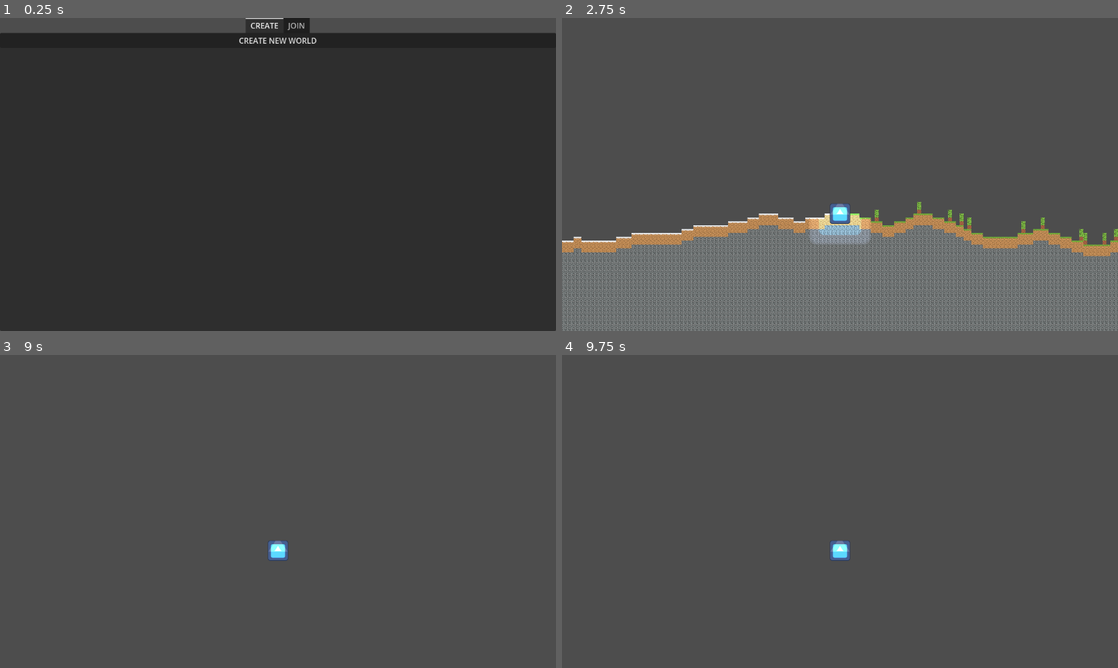
Above: before the commit, frames 1-4 (two rows, left to right).
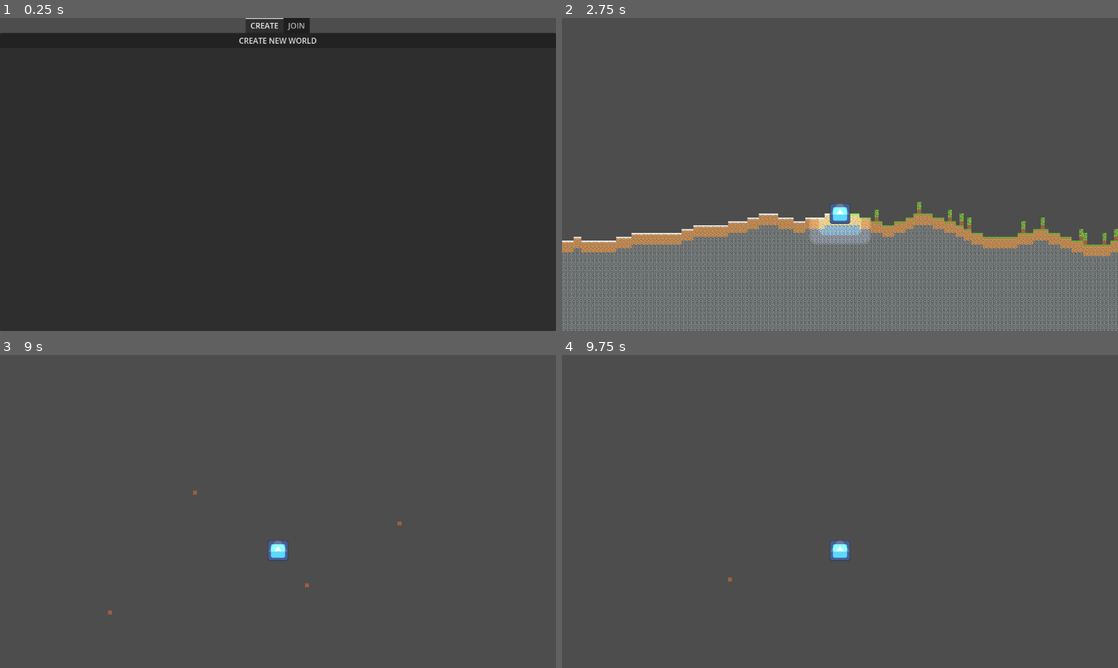
Above: after the commit, the same moments.

Repository: Alonzo-Jhon-Llyod-BSCS21A1/Forbidden_Mine
Game: Godot game, scene res://control.tscn
The game is run twice, just before and just after one commit, with the same random seed, the same clock (stepped at 60 frames per second) and the same inputs. The engine's default icon, where the game draws it, is replaced by a stand-in: a white triangle on a blue panel in a dark square.
Inputs (mouse positions are in pixels of both pictures, inside the frame that each line leads up to):
- Up to frame 1 (0.25 s): no input
- Up to frame 2 (2.75 s): click "CREATE NEW WORLD" at 0.5 s; click (845, 61) at 1.27 s; type "Alex" at 1.35 s; click (845, 80) at 1.5 s; type "12" at 1.58 s; click "CREATE & PLAY" at 2 s
- Up to frame 3 (9 s): tap Enter at 2.75, 4.25, 5.75 s; move the mouse to (400, 495) at 2.77 s; hold D (right) 2.78-3.53 s; click (400, 495) at 2.92 s; tap Space at 3.5, 5, 6.5 s; move the mouse to (166, 527) at 3.52 s; hold S (down) 3.53-4.28 s; click (166, 527) at 3.67 s; move the mouse to (333, 442) at 4.27 s; hold D (right) 4.28-5.03 s; click (333, 442) at 4.42 s; move the mouse to (250, 574) at 5.02 s; hold Up (ui_up) 5.03-5.78 s; click (250, 574) at 5.17 s; move the mouse to (444, 558) at 5.77 s; hold A (left) 5.78-7.28 s; click (444, 558) at 5.92 s; move the mouse to (111, 464) at 6.52 s; click (111, 464) at 6.67 s; move the mouse to (305, 511) at 7.27 s; hold S (down) 7.28-8.03 s; click (305, 511) at 7.42 s; move the mouse to (194, 433) at 8.02 s; hold D (right) 8.03-8.78 s; click (194, 433) at 8.17 s; move the mouse to (400, 495) at 8.77 s; hold Up (ui_up) from 8.78 s (still down); click (400, 495) at 8.92 s
- Up to frame 4 (9.75 s): move the mouse to (728, 527) at 9.52 s; release Up (ui_up) at 9.53 s; hold D (right) from 9.53 s (still down); click (728, 527) at 9.67 s

Frames 1-2 are identical in both runs. In frame 3, less than 0.1% of the frame differs, in the area x 19-73%, y 43-83%; in frame 4, less than 0.1%.

Commit message:
Added saving of Place tiles :{

Diff:
--- /dev/null
+++ b/forbiddenmine/Game.gd
@@ -0,0 +1,47 @@
+extends Node2D
+
+@onready var tile_map_layer: TileMapLayer = $TileMapLayer
+
+# Called when the node enters the scene tree for the first time.
+func _ready() -> void:
+	pass # Replace with function body.
+
+func  _input(event: InputEvent) -> void:
+	if event is InputEventMouseButton and event.pressed:
+		var mouse_pos = get_global_mouse_position()
+		var local_position = tile_map_layer.to_local(mouse_pos)
+		var tile_coords = tile_map_layer.local_to_map(local_position)
+		if (tile_map_layer.get_cell_source_id(Vector2i(tile_coords.x,tile_coords.y)) == -1):
+			tile_map_layer.set_cell(Vector2i(tile_coords.x,tile_coords.y),1, Vector2i(7, 1))
+			modify_tile_in_binary(tile_coords.x, tile_coords.y, 7, 1)
+
+func modify_tile_in_binary(x, y, tile_x, tile_y):
+	var path = "user://aegame.dat"
+	var file = FileAccess.open(path, FileAccess.READ_WRITE)
+	if file:
+		var x_offset = x + 5000
+		var y_offset = (y + 50) * 8
+		var tile_index = (x_offset * 150 * 8) + y_offset
+		print("Modifying tile at coordinates: ", x, y)
+		print("Calculated tile index: ", tile_index)
+		file.seek(tile_index)
+		print("Current pointer position after seeking: ", file.get_position())
+		file.store_32(tile_x)
+		file.store_32(tile_y)
+		file.seek(tile_index)
+		var check_x = file.get_32()
+		var check_y = file.get_32()
+		print("Stored values: ", check_x, ", ", check_y)
+
+		file.close()
+	else:
+		print("Failed to open file at path:", path)
+
+
+
+
+
+
+# Called every frame. 'delta' is the elapsed time since the previous frame.
+func _process(delta: float) -> void:
+	pass
--- a/forbiddenmine/Worldgen.gd
+++ b/forbiddenmine/Worldgen.gd
@@ -18,7 +18,8 @@
 func _ready() -> void:
 	SAVE_FILE_PATH += GlobalVar.new_world
 	if GlobalVar.load == 0:
-		load_game()
+		load_worldbinary()
+		#load_game()
 	if GlobalVar.load == 1:
 		noise = noise_height_text.noise
 		noise.seed = randi()
@@ -33,10 +34,9 @@
 		waterfill()
 		sandgen()
 		tree()
-		save_world()
+		save_worldbinary()
+		#save_world()
 		pass # Replace with function body.
-	if GlobalVar.load == 2:
-		load_game()
 
 
 
@@ -140,6 +140,39 @@
 				set_cell(Vector2i(x,y-1),1, Vector2i(7, 1))
 				set_cell(Vector2i(x,y-2),1, Vector2i(7, 0))
 				set_cell(Vector2i(x,y-3),1, Vector2i(7, 0))
+
+func save_worldbinary():
+	var path = "user://aegame.dat"
+	var file = FileAccess.open(path, FileAccess.WRITE)
+
+	for x in range(-width/2, width/2):
+		for y in range(-50, height):
+			var current_tile = get_cell_atlas_coords(Vector2i(x, y))
+			if get_cell_source_id(Vector2i(x, y)) == -1:
+				file.store_32(-1)
+				file.store_32(-1)
+			else:
+				file.store_32(current_tile.x)
+				file.store_32(current_tile.y)
+	file.close()
+
+
+func load_worldbinary():
+	var path = "user://aegame.dat"
+	var file = FileAccess.open(path, FileAccess.READ)
+
+	if file:
+		for x in range(-width/2, width/2):
+			for y in range(-50, height):
+				var tile_x = file.get_32()
+				var tile_y = file.get_32()
+				if tile_x == -1 and tile_y == -1:
+					continue
+				else:
+					set_cell(Vector2i(x, y), 1, Vector2i(tile_x, tile_y))
+		file.close()
+	else:
+		print("Failed to open file at path:", path)
 
 func save_world():
 	var save_data = {"worldgen": []}
--- a/forbiddenmine/control.gd
+++ b/forbiddenmine/control.gd
@@ -20,7 +20,7 @@
 
 func play():
 	for i in button:
-		if i.is_pressed():  # Check if the button is pressed
+		if i.is_pressed():
 			var world_name = i.get_meta("world_name")
 			GlobalVar.new_world = world_name
 			GlobalVar.load = 0
@@ -32,6 +32,7 @@
 	get_tree().change_scene_to_file("res://Create.tscn")
 	pass
 
+
 func check_worldlist():
 	var save_file = FileAccess.open(file_path, FileAccess.READ)
 	var json_string = save_file.get_as_text()
--- a/forbiddenmine/node_2d.tscn
+++ b/forbiddenmine/node_2d.tscn
@@ -1,6 +1,7 @@
-[gd_scene load_steps=11 format=3 uid="uid://c41klwo0k4hb1"]
+[gd_scene load_steps=12 format=3 uid="uid://c41klwo0k4hb1"]
 
 [ext_resource type="Script" path="res://Worldgen.gd" id="1_bore3"]
+[ext_resource type="Script" path="res://Game.gd" id="1_fjc33"]
 [ext_resource type="Texture2D" uid="uid://bnq04y6f4jcgu" path="res://460435872_8331944006897283_5550847939126683555_n.png" id="2_njskh"]
 [ext_resource type="PackedScene" uid="uid://mclnmadsjcpj" path="res://character_body_2d.tscn" id="3_5ggpm"]
 [ext_resource type="Texture2D" uid="uid://dsynhalh8m3qt" path="res://icon.svg" id="3_fdor4"]
@@ -39,6 +40,7 @@
 noise = SubResource("FastNoiseLite_fcco1")
 
 [node name="Node2D" type="Node2D"]
+script = ExtResource("1_fjc33")
 
 [node name="TextureRect" type="TextureRect" parent="."]
 visible = false
